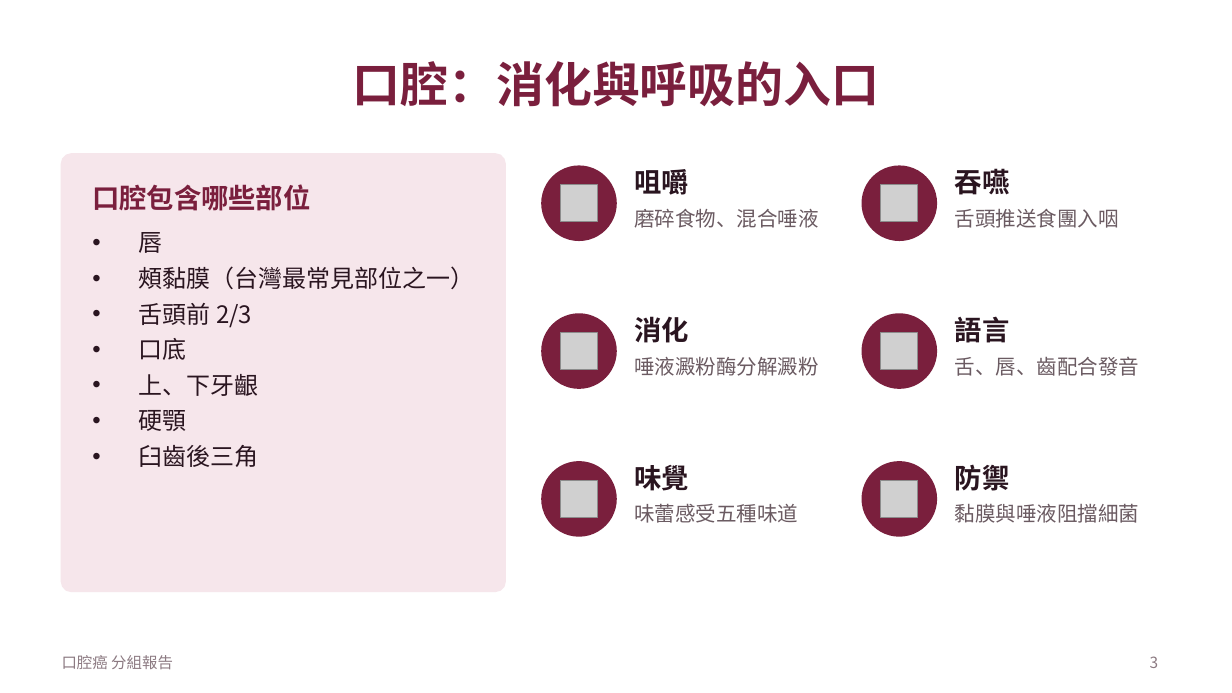
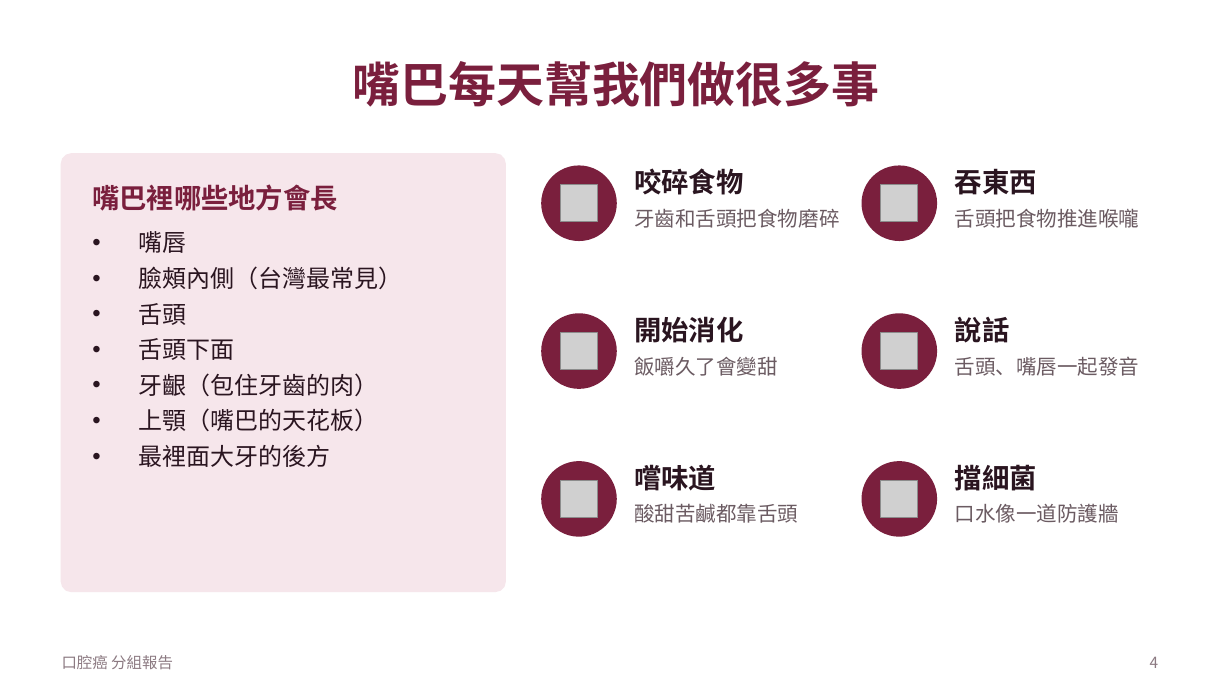
Before and after one commit to Rayyu0404/web, a slide deck: slide 4 of oral-cancer-report/口腔癌報告.pptx (slide 3 before the commit). Drawn at 1232x693 pixels with LibreOffice and Linux fonts; fonts in the diff are those of the drawing; grey boxes stand for pictures. Boxes give left, top, right and bottom in pixels: in the first picture for what was removed or moved away, otherwise in the second. Text is boxed around its words. In the diff, an @@ line names an element or a change of style, - is before the commit and + after.

```diff
--- a/oral-cancer-report/口腔癌報告.pptx
+++ b/oral-cancer-report/口腔癌報告.pptx
@@ title at (x1=353, y1=61, x2=879, y2=107): text changed @@
-口腔：消化與呼吸的入口
+嘴巴每天幫我們做很多事
@@ text at (x1=634, y1=168, x2=743, y2=195): text changed @@
-咀嚼
+咬碎食物
@@ text at (x1=955, y1=168, x2=1037, y2=195): text changed @@
-吞嚥
+吞東西
@@ text at (x1=92, y1=184, x2=338, y2=211): text changed @@
-口腔包含哪些部位
+嘴巴裡哪些地方會長
@@ text at (x1=634, y1=209, x2=839, y2=228): text changed @@
-磨碎食物、混合唾液
+牙齒和舌頭把食物磨碎
@@ text at (x1=955, y1=209, x2=1140, y2=228): text changed @@
-舌頭推送食團入咽
+舌頭把食物推進喉嚨
@@ text at (x1=139, y1=231, x2=403, y2=467): text changed @@
-• 唇
-• 頰黏膜（台灣最常見部位之一）
-• 舌頭前 2/3
-• 口底
-• 上、下牙齦
-• 硬顎
-• 臼齒後三角
+• 嘴唇
+• 臉頰內側（台灣最常見）
+• 舌頭
+• 舌頭下面
+• 牙齦（包住牙齒的肉）
+• 上顎（嘴巴的天花板）
+• 最裡面大牙的後方
@@ text at (x1=634, y1=316, x2=743, y2=343): text changed @@
-消化
+開始消化
@@ text at (x1=955, y1=317, x2=1010, y2=343): text changed @@
-語言
+說話
@@ text at (x1=634, y1=357, x2=778, y2=376): text changed @@
-唾液澱粉酶分解澱粉
+飯嚼久了會變甜
@@ text at (x1=955, y1=357, x2=1140, y2=376): text changed @@
-舌、唇、齒配合發音
+舌頭、嘴唇一起發音
@@ text at (x1=634, y1=464, x2=716, y2=491): text changed @@
-味覺
+嚐味道
@@ text at (x1=955, y1=465, x2=1037, y2=491): text changed @@
-防禦
+擋細菌
@@ text at (x1=634, y1=504, x2=798, y2=523): text changed @@
-味蕾感受五種味道
+酸甜苦鹹都靠舌頭
@@ text at (x1=955, y1=504, x2=1119, y2=523): text changed @@
-黏膜與唾液阻擋細菌
+口水像一道防護牆
@@ page number at (x1=1150, y1=656, x2=1159, y2=668): text changed @@
-3
+4
```
Also in this commit, not shown: 12 other slides changed, 1 slide added, 1 other file.
